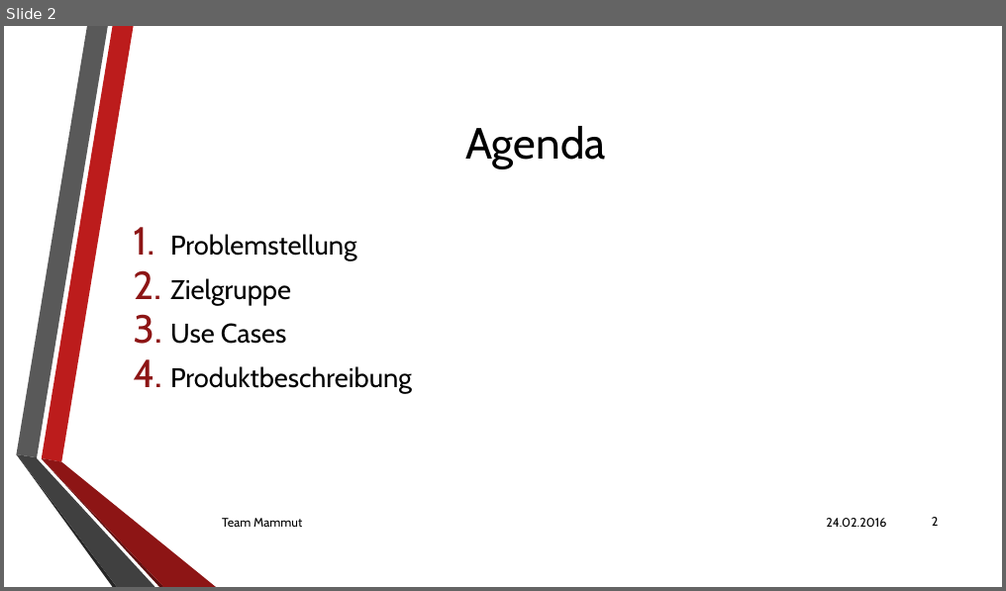
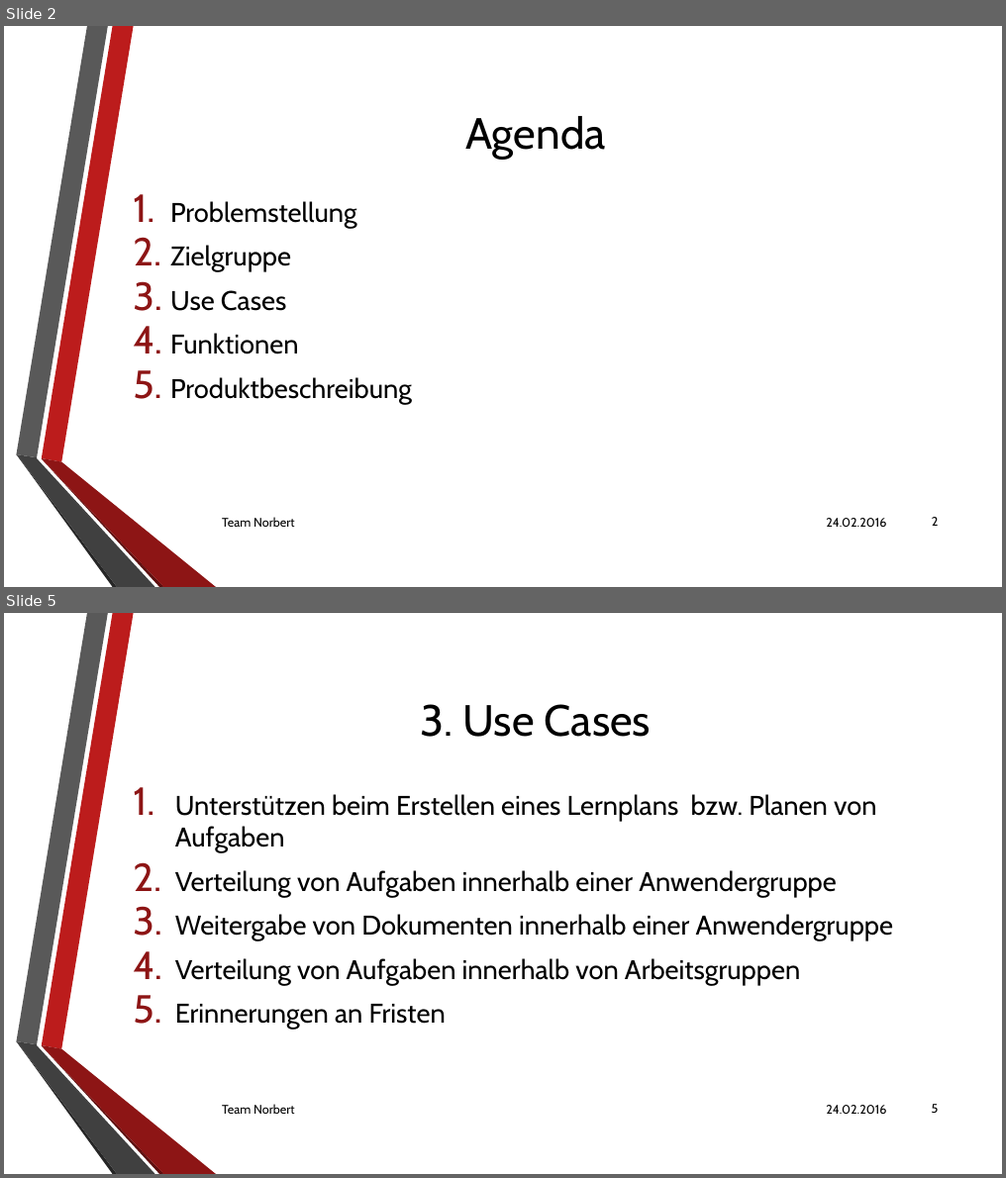
Before and after one commit to Pfeifenjoy/norbert, a slide deck: praesentationens/projektvorstellung/projektvorstellung.pptx. Shown one above the other, each under a label of ours: slide 2 before the commit, slides 2 and 5 after it; the slides between them are not shown. The pictures are 1006x591 and 1006x1178 pixels, drawn with LibreOffice and Linux fonts; fonts in the diff are those of the drawing; background and template pictures are left out. Boxes give left, top, right and bottom in pixels: in the first picture for what was removed or moved away, otherwise in the second. Text is boxed around its words. In the diff, an @@ line names an element or a change of style, - is before the commit and + after.

```diff
--- a/praesentationens/projektvorstellung/projektvorstellung.pptx
+++ b/praesentationens/projektvorstellung/projektvorstellung.pptx
@@ slide 5 added at bbox=[4, 613, 1002, 1174], background picture (left out); not listed: 6 template elements that a slide beside it also shows @@
@@ title added at bbox=[421, 704, 650, 737], 42 pt, text #000000 @@
+3. Use Cases
@@ text added at bbox=[175, 794, 894, 1029], 26 pt, text #000000 @@
+1. Unterstützen beim Erstellen eines Lernplans bzw. Planen von Aufgaben
+2. Verteilung von Aufgaben innerhalb einer Anwendergruppe
+3. Weitergabe von Dokumenten innerhalb einer Anwendergruppe
+4. Verteilung von Aufgaben innerhalb von Arbeitsgruppen
+5. Erinnerungen an Fristen
@@ text added at bbox=[222, 1104, 294, 1114], 12 pt, text #000000 @@
+Team Norbert
@@ text added at bbox=[826, 1105, 886, 1114], 12 pt, text #000000 @@
+24.02.2016
@@ page number added at bbox=[932, 1104, 939, 1113], 12 pt, text #000000 @@
+5
@@ slide 2 changed as well @@
@@ title "Agenda": place and size @@
-title "Agenda" at bbox=[465, 126, 606, 170]
+title "Agenda" at bbox=[465, 116, 606, 160]
@@ text "Problemstellung": place and size @@
-text "Problemstellung" at bbox=[170, 234, 412, 393]
+text "Problemstellung" at bbox=[170, 201, 412, 404]
@@ text at bbox=[170, 333, 298, 355]: paragraph added @@
+4. Funktionen
@@ text at bbox=[222, 517, 294, 527]: text changed @@
-Team Mammut
+Team Norbert
```
Also in this commit, not shown: 6 other slides changed.
